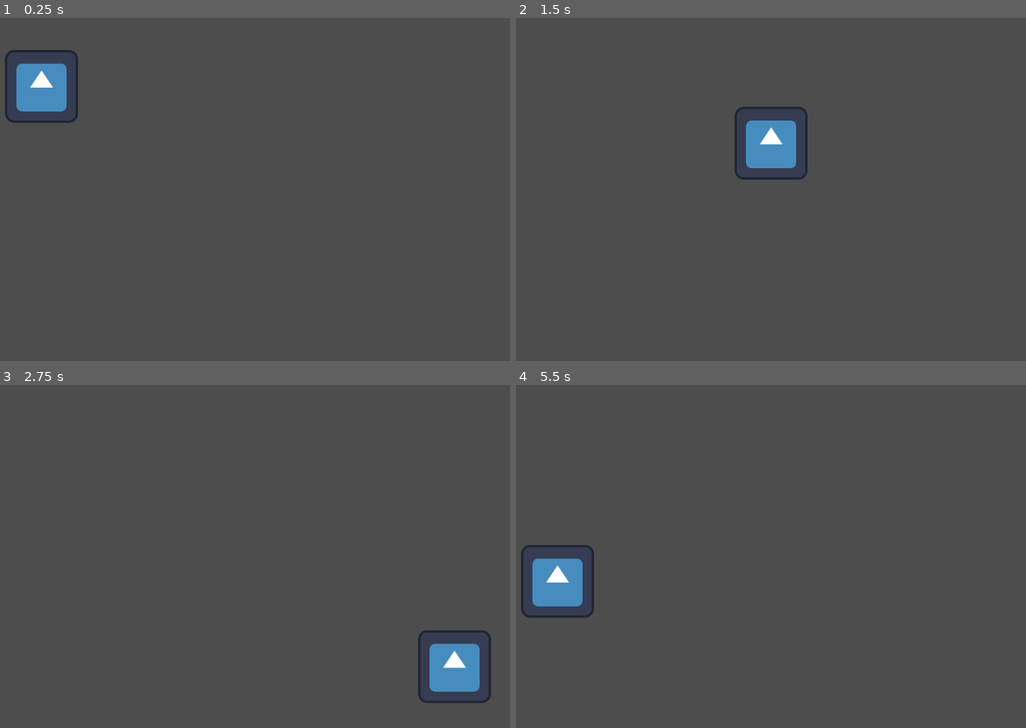
Above: before the commit, frames 1-4 (two rows, left to right).
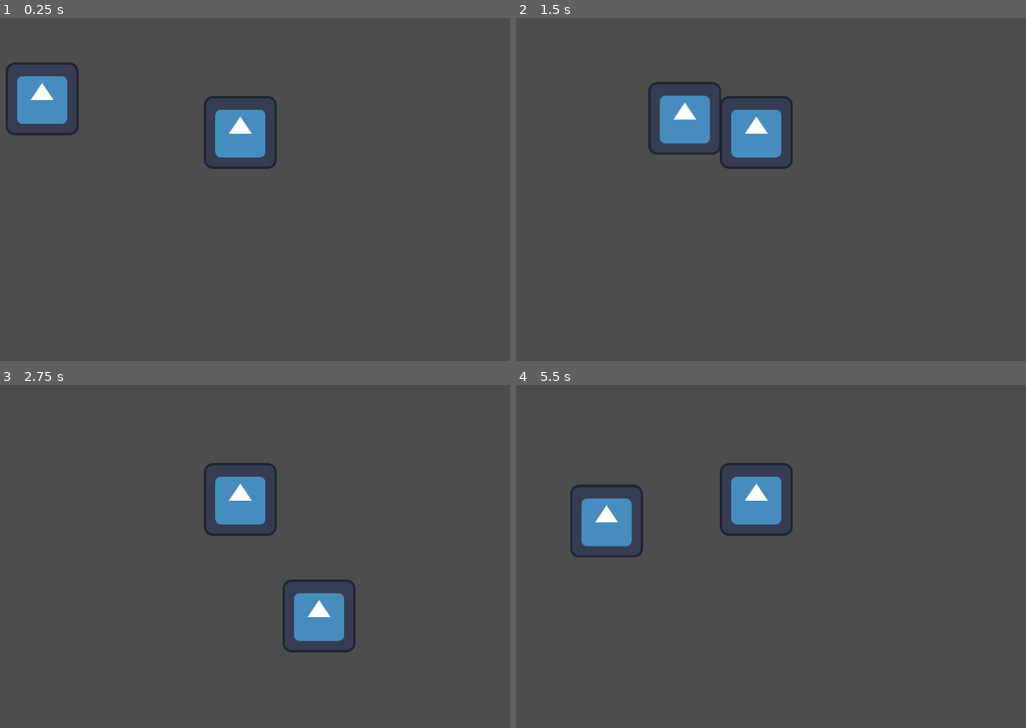
Above: after the commit, the same moments.

Repository: MAML8/TesteGodot
Game: Godot game, scene res://scenes/character_body_2d.tscn
Two runs of this game, one before a commit and one after it. Both use one fixed random seed, a clock stepped at 60 frames per second and the inputs below. The project has no main scene, so this scene is started directly. The engine's default icon, where the game draws it, is replaced by a stand-in: a white triangle on a blue panel in a dark square.
Inputs:
- Up to frame 1 (0.25 s): no input
- Up to frame 2 (1.5 s): tap Enter at 0.5 s; hold Right (ui_right) 0.53-1.28 s; hold Space 0.53-1.28 s; hold Down (ui_down) from 1.28 s (still down); tap Space at 1.35 s
- Up to frame 3 (2.75 s): tap Space at 1.52, 1.82 s; release Down (ui_down) at 2.03 s; hold Right (ui_right) from 2.03 s (still down); hold Space from 2.03 s (still down)
- Up to frame 4 (5.5 s): release Right (ui_right) at 2.78 s; release Space at 2.78 s; hold Up (ui_up) 2.78-3.53 s; tap Space at 2.85, 3.02, 3.32, 4.35, 4.52, 4.82 s; hold Space 3.53-4.28 s; hold Left (ui_left) 3.53-5.03 s; hold Down (ui_down) from 5.03 s (still down); hold Space from 5.03 s (still down)

The runs differ from the first frame. In frame 1, 3.1% of the frame differs, in the area x 0-55%, y 9-45%; in frame 2, 3.8%; in frame 3, 5.3%, in the area x 39-97%, y 22-93%; in frame 4, 5.3%.

Commit message:
Código de interação feito :D

Diff:
--- a/circle.tres
+++ b/circle.tres
@@ -1,3 +1,4 @@
 [gd_resource type="CircleShape2D" format=3 uid="uid://bbsrh5bei5jod"]
 
 [resource]
+radius = 64.0703
--- a/scenes/character_body_2d.tscn
+++ b/scenes/character_body_2d.tscn
@@ -1,15 +1,38 @@
-[gd_scene load_steps=4 format=3 uid="uid://dmit587nfse51"]
+[gd_scene load_steps=5 format=3 uid="uid://dmit587nfse51"]
 
 [ext_resource type="Script" path="res://scripts/move.gd" id="1_ydfpj"]
 [ext_resource type="Shape2D" uid="uid://bbsrh5bei5jod" path="res://circle.tres" id="2_1axu0"]
 [ext_resource type="Texture2D" uid="uid://b6ln7q4uf7uno" path="res://icon.svg" id="3_tugke"]
+[ext_resource type="Script" path="res://scripts/OnInteractPrint.gd" id="4_hcqsf"]
 
-[node name="CharacterBody2D" type="CharacterBody2D"]
+[node name="CharacterBody2D" type="Node2D"]
 position = Vector2(295, 165)
+
+[node name="Jogador" type="RigidBody2D" parent="."]
+position = Vector2(1, 22)
+gravity_scale = 0.0
+lock_rotation = true
 script = ExtResource("1_ydfpj")
 
-[node name="CollisionShape2D" type="CollisionShape2D" parent="."]
+[node name="CollisionShape2D" type="CollisionShape2D" parent="Jogador"]
 shape = ExtResource("2_1axu0")
 
-[node name="Sprite2D" type="Sprite2D" parent="."]
+[node name="Sprite2D" type="Sprite2D" parent="Jogador"]
 texture = ExtResource("3_tugke")
+
+[node name="RayCast2D" type="RayCast2D" parent="Jogador"]
+position = Vector2(0, -1)
+target_position = Vector2(100, 0)
+
+[node name="NPC" type="RigidBody2D" parent="."]
+position = Vector2(349, 81)
+gravity_scale = 0.0
+lock_rotation = true
+freeze = true
+script = ExtResource("4_hcqsf")
+
+[node name="CollisionShape2D" type="CollisionShape2D" parent="NPC"]
+shape = ExtResource("2_1axu0")
+
+[node name="Sprite2D" type="Sprite2D" parent="NPC"]
+texture = ExtResource("3_tugke")
--- /dev/null
+++ b/scripts/OnInteractPrint.gd
@@ -0,0 +1,14 @@
+extends Node
+
+
+# Called when the node enters the scene tree for the first time.
+func _ready() -> void:
+	pass # Replace with function body.
+
+
+# Called every frame. 'delta' is the elapsed time since the previous frame.
+func _process(delta: float) -> void:
+	pass
+
+func interact() -> void:
+	print("Hello World");
--- a/scripts/move.gd
+++ b/scripts/move.gd
@@ -1,14 +1,29 @@
-extends CharacterBody2D
+extends RigidBody2D
 
-var speed = 500;
+var speed: float = 400;
+var raycast: Object;
+var interagiu: bool = false;
 
 # Called when the node enters the scene tree for the first time.
 func _ready() -> void:
-	pass # Replace with function body.
+	raycast = get_child(2);
 
 
 # Called every frame. 'delta' is the elapsed time since the previous frame.
 func _process(delta: float) -> void:
-	var diry = (1 if Input.is_action_pressed("ui_down") else 0) - (1 if Input.is_action_pressed("ui_up") else 0);
-	var dirx = (1 if Input.is_action_pressed("ui_right") else 0) - (1 if Input.is_action_pressed("ui_left") else 0);
-	position += Vector2(delta * speed * dirx, delta * speed * diry);
+	var diry = (1 if Input.is_action_pressed("ui_down") || Input.is_key_pressed(KEY_S) else 0) - (1 if Input.is_action_pressed("ui_up") || Input.is_key_pressed(KEY_W) else 0);
+	var dirx = (1 if Input.is_action_pressed("ui_right") || Input.is_key_pressed(KEY_D) else 0) - (1 if Input.is_action_pressed("ui_left") || Input.is_key_pressed(KEY_A) else 0);
+	var dir = Vector2(dirx, diry);
+	linear_velocity = speed * dir;
+
+	if dir != Vector2.ZERO:
+		raycast.target_position = 100 * dir.normalized();
+
+	if Input.is_key_pressed(KEY_SPACE):
+		if !interagiu:
+			interagiu = true;
+			var hit = raycast.get_collider();
+			if hit != null && hit.has_method("interact"):
+				hit.interact();
+	else:
+		interagiu = false;
